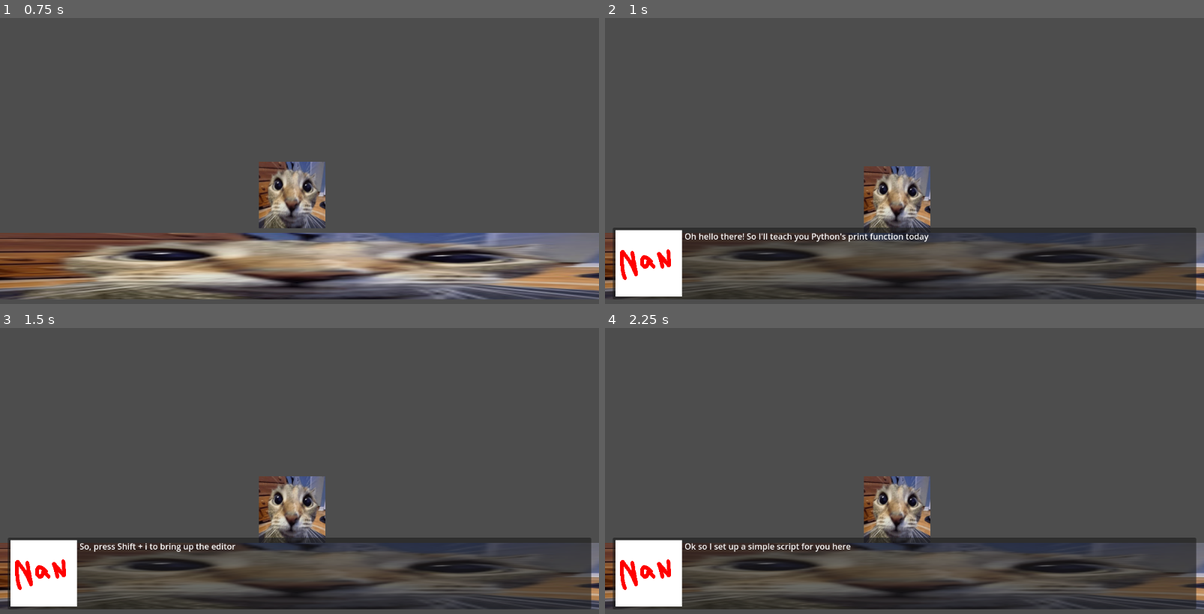
Above: before the commit, frames 1-4 (two rows, left to right).
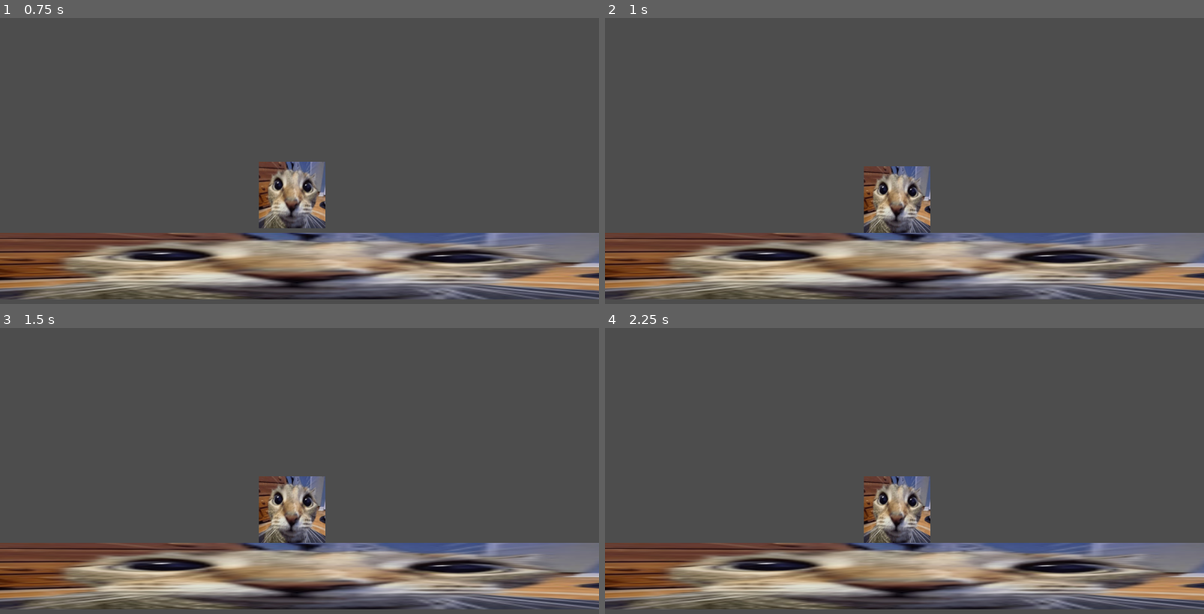
Above: after the commit, the same moments.

Repository: 46768/nsc2025
Game: Godot game, scene res://main.tscn
The game is run twice, just before and just after one commit, with the same random seed, the same clock (stepped at 60 frames per second) and the same inputs.
Inputs (mouse positions are in pixels of both pictures, inside the frame that each line leads up to):
- Up to frame 1 (0.75 s): tap A (KeyA) at 0.6 s
- Up to frame 2 (1 s): no input
- Up to frame 3 (1.5 s): click (299, 573) at 1.27 s
- Up to frame 4 (2.25 s): click (904, 573) at 2.02 s

Frame 1 is identical in both runs. In frame 2, 22% of the frame differs, in the area x 1-99%, y 73-99%; in frame 3, 22%; in frame 4, 22%.
Error after the commit: Parse Error: Cannot find member "strip" in base "String". (res://scripts/core/problem-module/sequence-dsl/assembler.gd:26)

Commit message:
docs(dsl): documented seqasm assembler

Diff:
--- a/scripts/core/problem-module/sequence-dsl/assembler.gd
+++ b/scripts/core/problem-module/sequence-dsl/assembler.gd
@@ -1,18 +1,41 @@
 extends Node
+## An assembler for SeqASM
+##
+## Assembles source code as string to an intermediate code
+## compatible with the CPU, supports label allowing for
+## jumping to labels
 
 
+## Error constant for assembler errors
 const ERR_HEX: int = 0xDEADBEEFCAFE
 
-# Base DSL mnemonics definitions
+## Base DSL type definitions
 var BASE: Variant = preload(
 		"res://scripts/core/problem-module/sequence-isa/base.gd").new()
 
 
+## Tokenize a line to string tokens, stripping comments in the process
+##
+## Args:
+##		line (str): A line containing the instruction
+##
+## Returns:
+##		PackedStringArray: A string array containing the tokens in the line
 func tokenize(line: String) -> PackedStringArray:
 	# Get rid of comments -> strip extra spaces -> split into tokens
-	return line.get_slice(";", 0).rstrip(" ").split("~")
+	return line.get_slice(";", 0).strip(" \t").split("~")
 
 
+## Parse an opcode into its namespace and mnemonic
+##
+## By default this function will use BASE namespace
+##
+## Args:
+##		opcode (str): The raw opcode from tokenizing
+##
+## Returns:
+##		PackedStringArray: A string array containing the namespace in the
+##		first element, and the mnemonic in the second element
 func parse_opcode(opcode: String) -> PackedStringArray:
 	var opcode_element: PackedStringArray = opcode.split("::")
 	if len(opcode_element) == 1:
@@ -22,6 +45,25 @@
 	return opcode_element
 
 
+## Parse operand for assemble time operand modifiers
+##
+## Parse an operand with its modifiers into a value
+## in the intermediate code, valid modifiers include:[br]
+##		[code]$[type].[/code]: data literals, replace [type] with the datatype of the data[br]
+##		[code]%[/code]: assemble time memory substitution, use data from the rom[br]
+##		[code]%.[/code]: runtime memory substitution, use data from the cpu's memory[br]
+##		[code]>[/code]: label substitution, replaces with instruction index of the nearest downward instruction of the label[br]
+## If no or invalid modifiers is used, [member ERR_HEX] will be returned
+##
+## Args:
+##		operand (str): Operand token from tokenizing
+##		rom (dict): A ROM containing data for assemble time substitution
+##		label_map (dict[str, int]): A label table containing label as key, and line number as value
+##		label_global (str): The current global label at time of parsing the operand
+##		label_offset (int): The current line offset caused by empty lines, comments, or labels
+##
+## Returns:
+##		any: Data from midifier parsing
 func parse_operand(
 	operand: String,
 	rom: Dictionary,
@@ -32,7 +74,7 @@
 	var operand_data: String = operand.right(-1)
 
 	match operand[0]:
-		# Data literals ($[t]. where [t] is type (no brackets))
+		# Data literals ($[t]. where [t] is type (no brackets), t can be any length)
 		"$":
 			var literal_type: String = operand_data.get_slice(".", 0)
 			return BASE.types[literal_type].call(operand_data.right(-len(literal_type)-1))
@@ -63,17 +105,28 @@
 			return ERR_HEX
 
 
+## Parse source code as string array into label table
+##
+## Args:
+##		lines (PackedStringArray): String array of each lines in the source code
+##
+## Returns:
+##		dict[str, int]: A label table containing the label as key, and line of label as value
 func parse_label(lines: PackedStringArray) -> Dictionary[String, int]:
 	var label_map: Dictionary[String, int] = {}
 	var current_global: String = ""
 
 	for i: int in range(len(lines)):
-		var line: String = lines[i].lstrip(" \t").get_slice(";", 0)
+		# Strips tabs and space in the front -> remove comments -> remove extra spaces
+		var line: String = lines[i].lstrip(" \t").get_slice(";", 0).rstrip(" \t")
 
+		# Skips non label
 		if not line.ends_with(":"):
 			continue
 
 		var label: String = line.left(-1)
+
+		# Assumes label beginning with a . is a local label
 		if label.begins_with("."):
 			label = current_global + label
 		else:
@@ -84,6 +137,20 @@
 	return label_map
 
 
+## Assemble an intermediate code from a string source code and a ROM
+##
+## Uses a ROM for assemble time memory substitution in the source
+## code, assembles to an intermdeiate code suitabel for running
+## in the CPU. If during parsing the [member ERR_HEX] is returned
+## the assembler will return an empty program that could be used
+## in a CPU but will immediately halts
+##
+## Args:
+##		source (str): Source code of the program as a single string
+##		rom (dict): A table containing memory labels-data as key-value pairs
+##
+## Returns:
+##		list[list]: The intermediate code of the program, if assembling fails, returns empty program
 func assemble(source: String, rom: Dictionary) -> Array[Array]:
 	var lines: PackedStringArray = source.split("\n", false)
 	var label_map: Dictionary[String, int] = parse_label(lines)
@@ -102,22 +169,25 @@
 		var tokenized_line: Array = SequenceDSL.tokenize(line)
 
 		# Global label
-		if line.ends_with(":") and not line.begins_with("."):
-			label_global = tokenized_line[0].left(-1)
+		if line.ends_with(":"):
+			if not line.begins_with("."):
+				label_global = tokenized_line[0].left(-1)
 			label_offset += 1
 			continue
-		# Comments
+		# Line comments
 		elif len(tokenized_line) == 1 and tokenized_line[0] == "":
 			label_offset += 1
 			continue
 
 		tokenized_line[0] = parse_opcode(tokenized_line[0])
 
+		# Loops through each tokens, replace the tokens with parsed operand
 		for j: int in range(1, len(tokenized_line)):
 			var parsed_operand: Variant = SequenceDSL.parse_operand(
 					tokenized_line[j], rom, label_map, label_global,
 					label_offset)
 
+			# Returns empty code if errors are found
 			if parsed_operand is int and parsed_operand == SequenceDSL.ERR_HEX:
 				printerr("Parser hit an error at line %d" % i)
 				return []
